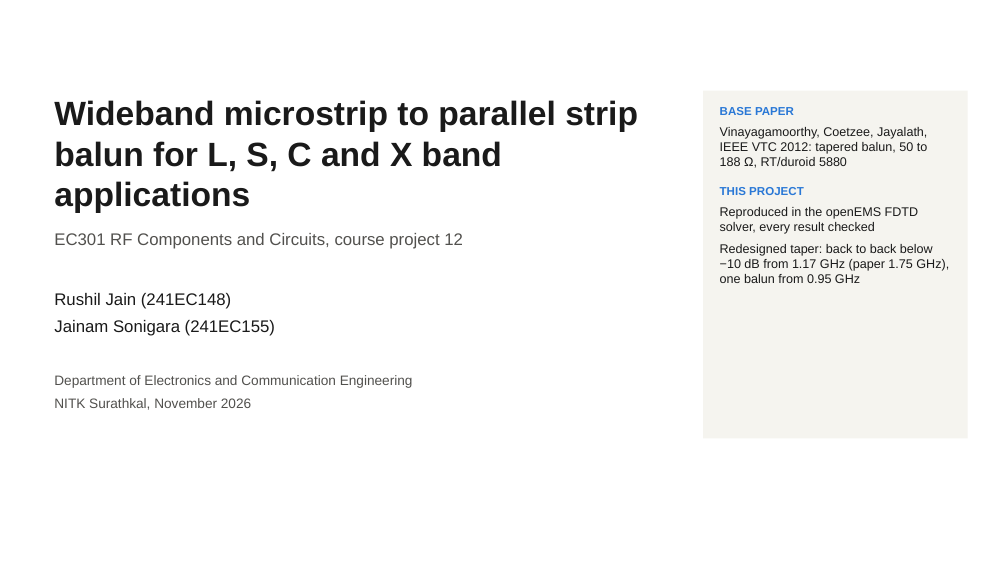
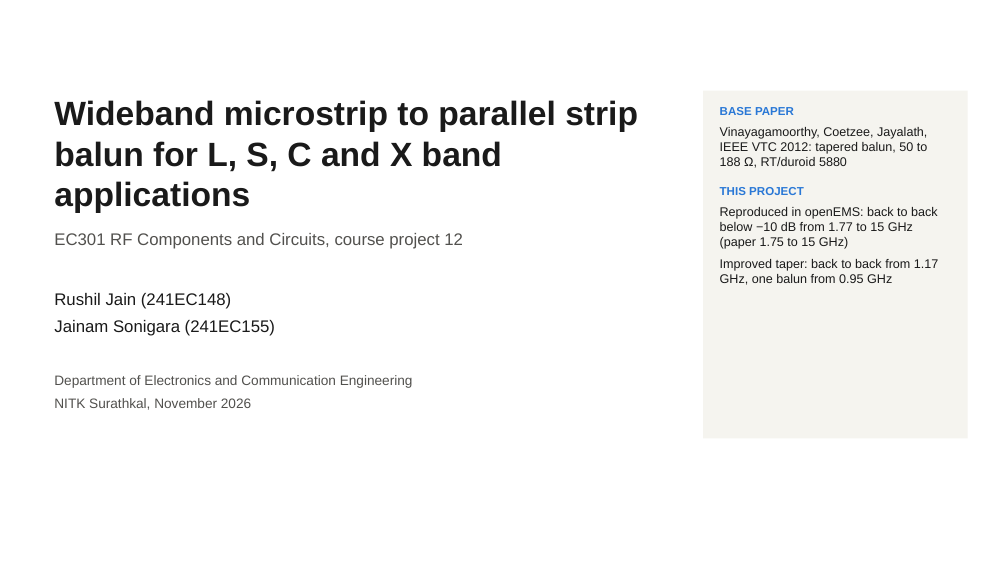
Before and after one commit to RushilJ2603/wideband-balun, a slide deck: slide 1 of slides/Wideband_Balun.pptx. Drawn at 1008x567 pixels with LibreOffice and Linux fonts; fonts in the diff are those of the drawing. Boxes give left, top, right and bottom in pixels: in the first picture for what was removed or moved away, otherwise in the second. Text is boxed around its words. In the diff, an @@ line names an element or a change of style, - is before the commit and + after.

Commit message:
Report, slides and README on the paper design

```diff
--- a/slides/Wideband_Balun.pptx
+++ b/slides/Wideband_Balun.pptx
@@ text at [720,207,938,285]: text changed @@
-Reproduced in the openEMS FDTD solver, every result checked
-Redesigned taper: back to back below −10 dB from 1.17 GHz (paper 1.75 GHz), one balun from 0.95 GHz
+Reproduced in openEMS: back to back below −10 dB from 1.77 to 15 GHz (paper 1.75 to 15 GHz)
+Improved taper: back to back from 1.17 GHz, one balun from 0.95 GHz
```
Also in this commit, not shown: 8 other slides changed, 7 other files.
